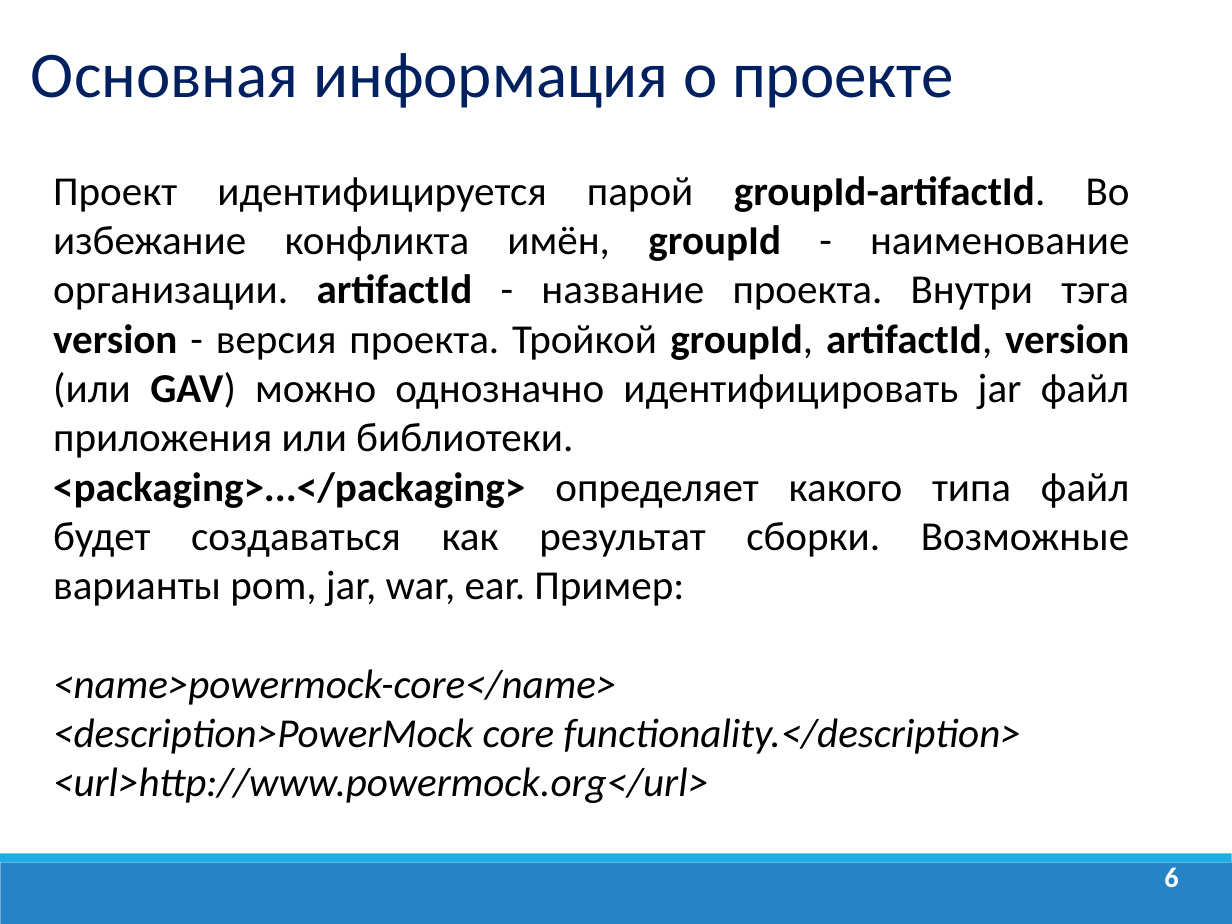
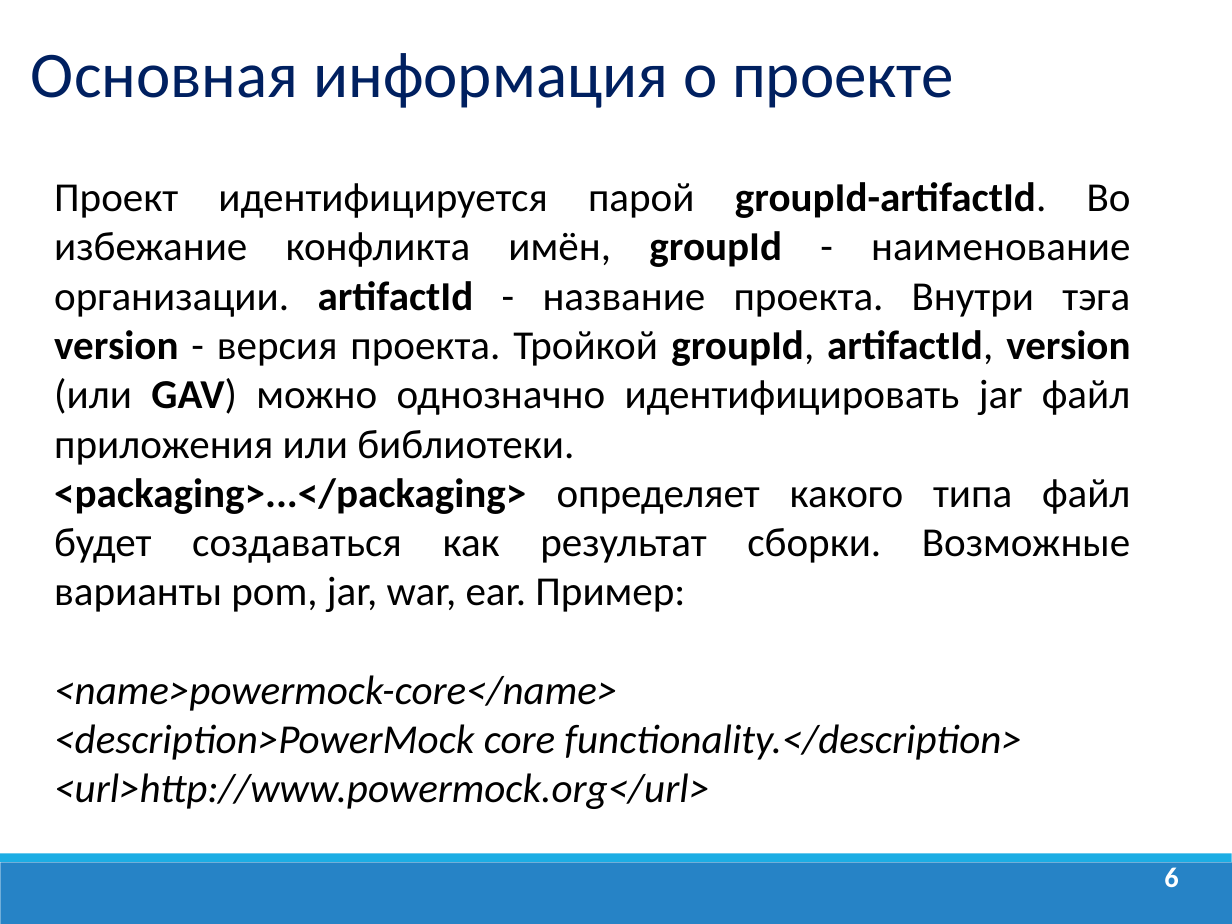
Before and after one commit to dmitry-academy/academy_old, a slide deck: slide 6 of academy/resources/presentations/Java_Lection_17. Maven. JUnit.ppt. Drawn at 1232x924 pixels with LibreOffice and Linux fonts; fonts in the diff are those of the drawing; background and template pictures are left out. Boxes give left, top, right and bottom in pixels: in the first picture for what was removed or moved away, otherwise in the second. Text is boxed around its words. In the diff, an @@ line names an element or a change of style, - is before the commit and + after.

```diff
--- a/academy/resources/presentations/Java_Lection_17. Maven. JUnit.ppt
+++ b/academy/resources/presentations/Java_Lection_17. Maven. JUnit.ppt
@@ text "Проект идентифицируется парой groupId-artifactId. Во ...": place and size @@
-text "Проект идентифицируется парой groupId-artifactId. Во ..." at (53,176,1130,803)
+text "Проект идентифицируется парой groupId-artifactId. Во ..." at (54,182,1131,809)
```
Also in this commit, not shown: 5 other files.
